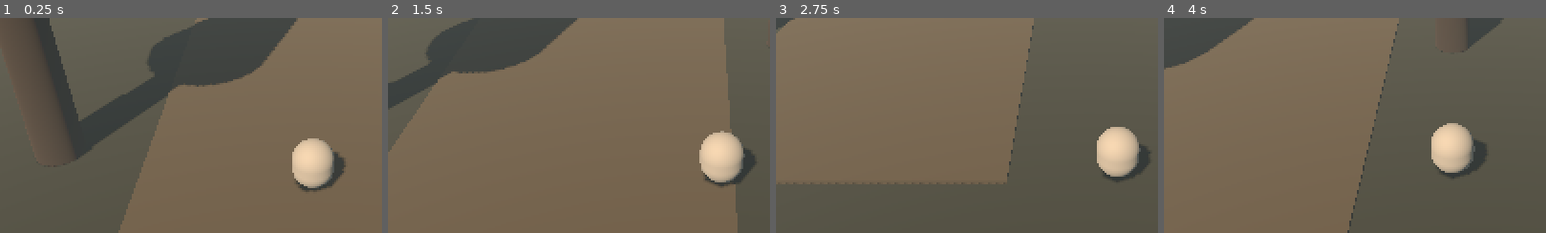
Above: before the commit, frames 1-4 (left to right).
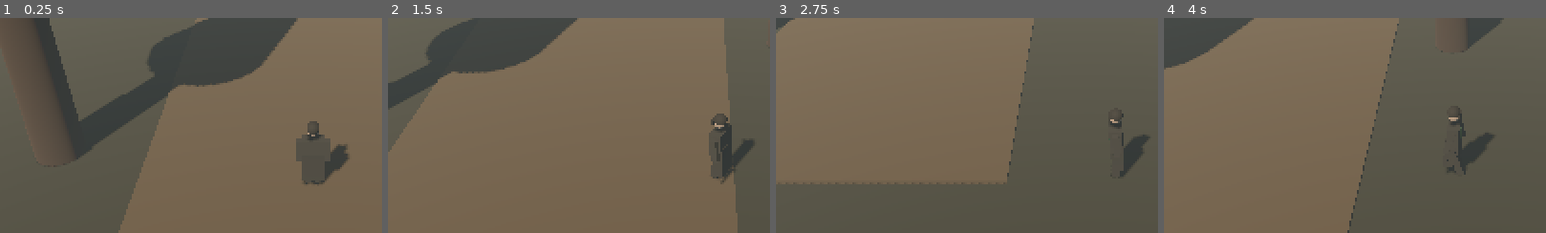
Above: after the commit, the same moments.

Repository: likop93/Tsukimori-Z-rt-Vil-g
Game: Godot game, scene res://scenes/main.tscn
Same seed, same stepped clock (60 frames per second), same inputs: the game is played once before the commit and once after it.
Inputs (mouse positions are % of the whole screen's width and height, from its top left):
- Up to frame 1 (0.25 s): no input
- Up to frame 2 (1.5 s): move the mouse to (72, 45) at 0.52 s; hold D 0.53-1.28 s; click (72, 45) at 0.67 s; move the mouse to (30, 55) at 1.27 s; hold S from 1.28 s (still down)
- Up to frame 3 (2.75 s): move the mouse to (60, 28) at 2.02 s; release S at 2.03 s; hold D from 2.03 s (still down)
- Up to frame 4 (4 s): move the mouse to (45, 70) at 2.77 s; release D at 2.78 s; hold W 2.78-3.53 s; click (45, 70) at 2.92 s; move the mouse to (80, 65) at 3.52 s; hold A from 3.53 s (still down)
The pictures show only the part of the screen within x 9-59%, y 32-82%; the shares and areas given below are measured in that part.

The runs differ from the first frame. In frame 1, 3.0% of the frame differs, in the area x 76-92%, y 48-81%; in frame 2, 3.1%, in the area x 81-97%, y 44-80%; in frame 3, 2.7%; in frame 4, 2.7%.
Error before the commit: Parse Error: Cannot infer the type of "bob" variable because the value doesn't have a set type. (res://scripts/proxy_visual.gd:220)

Commit message:
Fix Akira procedural proxy float inference

Diff:
--- a/scripts/proxy_visual.gd
+++ b/scripts/proxy_visual.gd
@@ -217,8 +217,8 @@
 
     var stride := sin(_fallback_phase)
     var opposite := sin(_fallback_phase + PI)
-    var bob := abs(sin(_fallback_phase * 2.0)) * 0.018 * move_amount
-    var idle_breath := sin(_fallback_phase * 0.75) * 0.006 * (1.0 - move_amount)
+    var bob: float = absf(sin(_fallback_phase * 2.0)) * 0.018 * move_amount
+    var idle_breath: float = sin(_fallback_phase * 0.75) * 0.006 * (1.0 - move_amount)
 
     _fallback_root.position.y = bob + idle_breath
 
@@ -235,7 +235,7 @@
     _fallback_head.rotation.y = stride * deg_to_rad(1.0) * move_amount + sin(_fallback_phase * 0.33) * deg_to_rad(1.2) * (1.0 - move_amount)
 
     var coat_swing := -stride * deg_to_rad(4.0) * move_amount
-    _fallback_coat_back.rotation.x = -abs(stride) * deg_to_rad(3.0) * move_amount
+    _fallback_coat_back.rotation.x = -absf(stride) * deg_to_rad(3.0) * move_amount
     _fallback_coat_l.rotation.x = coat_swing - deg_to_rad(1.5) * move_amount
     _fallback_coat_r.rotation.x = -coat_swing - deg_to_rad(1.5) * move_amount
     _fallback_coat_l.rotation.z = stride * deg_to_rad(2.5) * move_amount
